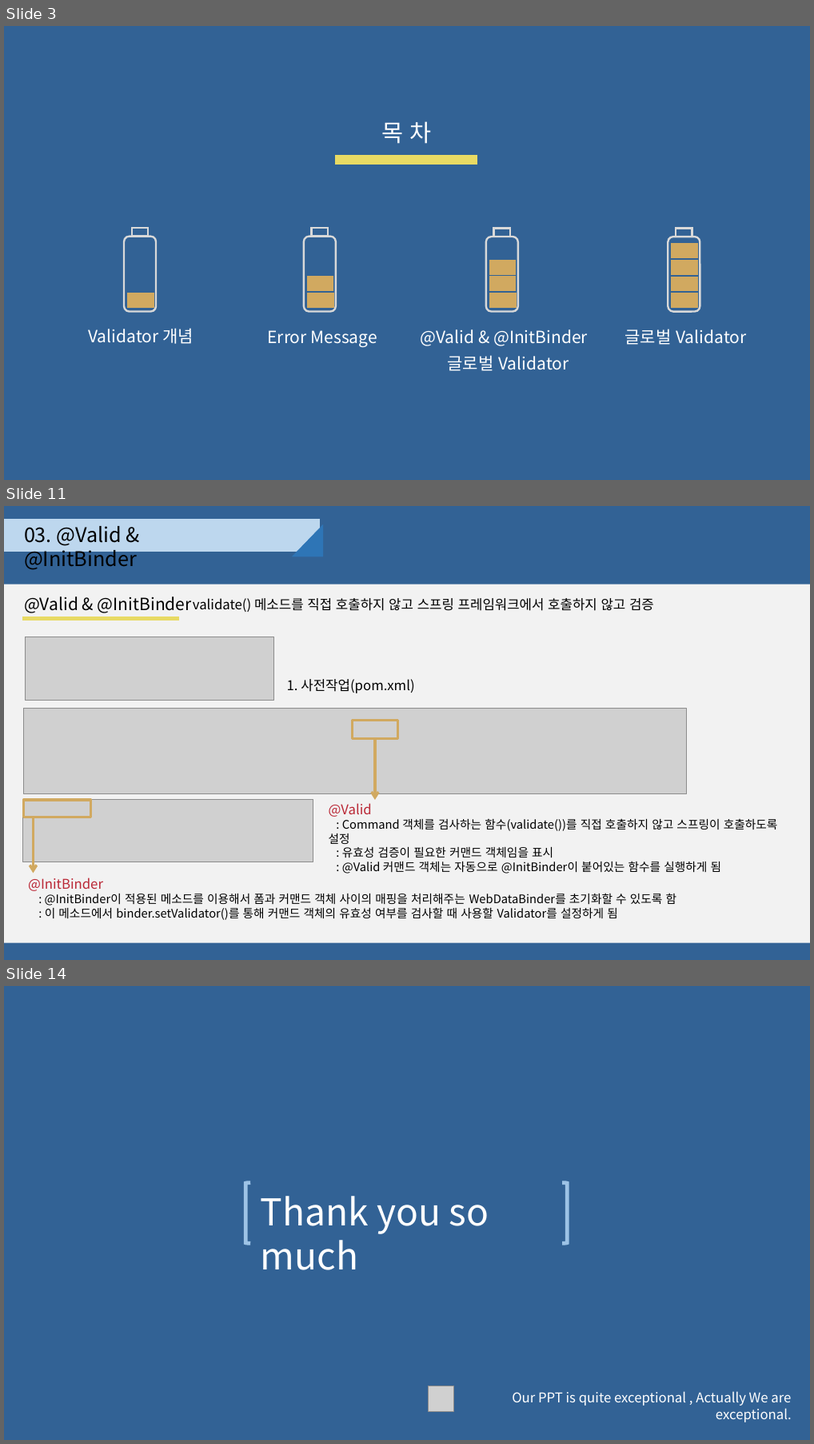
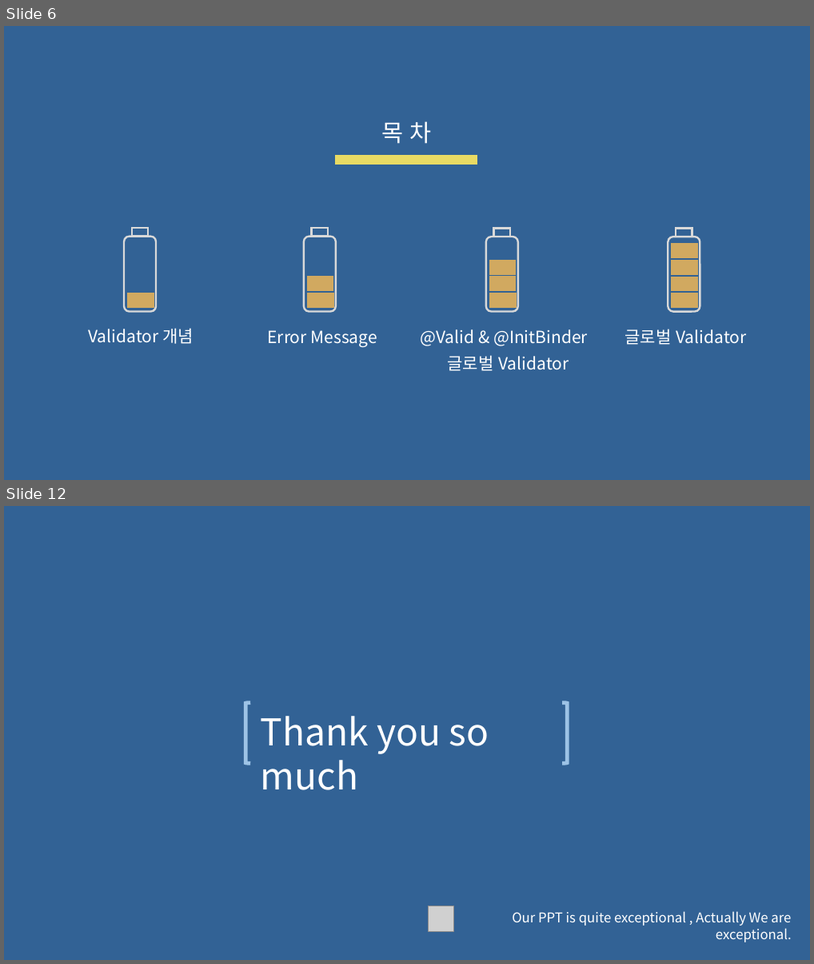
Before and after one commit to djyoon956/OWL_Refactoring, a slide deck: 4조/발표영상 및 PPT/OWL.pptx. Shown one above the other, each under a label of ours: slides 3, 11 and 14 before the commit, slides 6 and 12 after it; the slides between them are not shown. The pictures are 814x1444 and 814x964 pixels, drawn with LibreOffice and Linux fonts; fonts in the diff are those of the drawing; grey boxes stand for pictures. Boxes give left, top, right and bottom in pixels: in the first picture for what was removed or moved away, otherwise in the second. Text is boxed around its words. In the diff, an @@ line names an element or a change of style, - is before the commit and + after.

```diff
--- a/4조/발표영상 및 PPT/OWL.pptx
+++ b/4조/발표영상 및 PPT/OWL.pptx
@@ slide 11 removed at (4,506,810,960), background #326295 @@
@@ rectangle removed at (4,520,319,552) @@
@@ text removed at (24,526,137,570) @@
-03. @Valid & @InitBinder
@@ right triangle removed at (292,524,323,557) @@
@@ rectangle removed at (4,584,810,943) @@
@@ text removed at (24,596,192,613) @@
-@Valid & @InitBinder
@@ text removed at (193,598,654,612) @@
-validate() 메소드를 직접 호출하지 않고 스프링 프레임워크에서 호출하지 않고 검증
@@ rectangle removed at (23,617,179,620) @@
@@ picture removed at (25,636,274,700) @@
@@ text removed at (287,679,414,693) @@
-1. 사전작업(pom.xml)
@@ picture removed at (24,708,687,794) @@
@@ rectangle removed at (353,720,398,738) @@
@@ arrow removed from (375, 738) to (375, 800) @@
@@ picture removed at (22,799,313,861) @@
@@ rectangle removed at (23,800,91,817) @@
@@ arrow removed from (33, 817) to (33, 872) @@
@@ text removed at (329,803,778,873) @@
-@Valid
-: Command 객체를 검사하는 함수(validate())를 직접 호출하지 않고 스프링이 호출하도록 설정
-: 유효성 검증이 필요한 커맨드 객체임을 표시
-: @Valid 커맨드 객체는 자동으로 @InitBinder이 붙어있는 함수를 실행하게 됨
@@ text removed at (28,877,678,920) @@
-@InitBinder
-: @InitBinder이 적용된 메소드를 이용해서 폼과 커맨드 객체 사이의 매핑을 처리해주는 WebDataBinder를 초기화할 수 있도록 함
-: 이 메소드에서 binder.setValidator()를 통해 커맨드 객체의 유효성 여부를 검사할 때 사용할 Validator를 설정하게 됨
@@ what was slide 3 is now slide 6 @@
@@ what was slide 14 is now slide 12 @@
```
Also in this commit, not shown: 1 slide changed, 8 slides added, 9 other slides removed.
